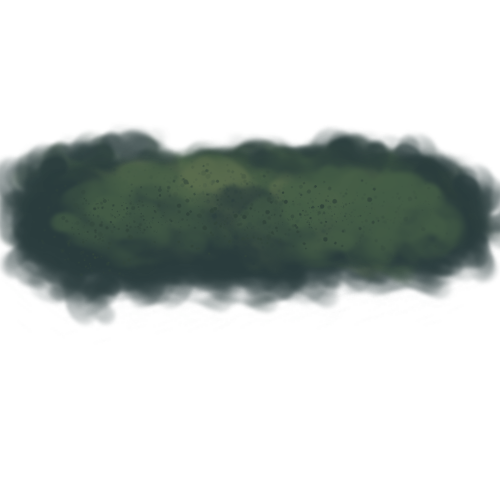
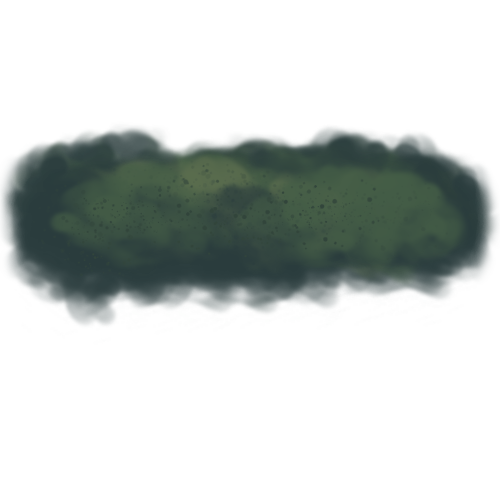
The second w=500, h=500 image is a revision of the first. Changes to its layers:
painted on "Calque de dessin 1" over (0, 149, 500, 290)
